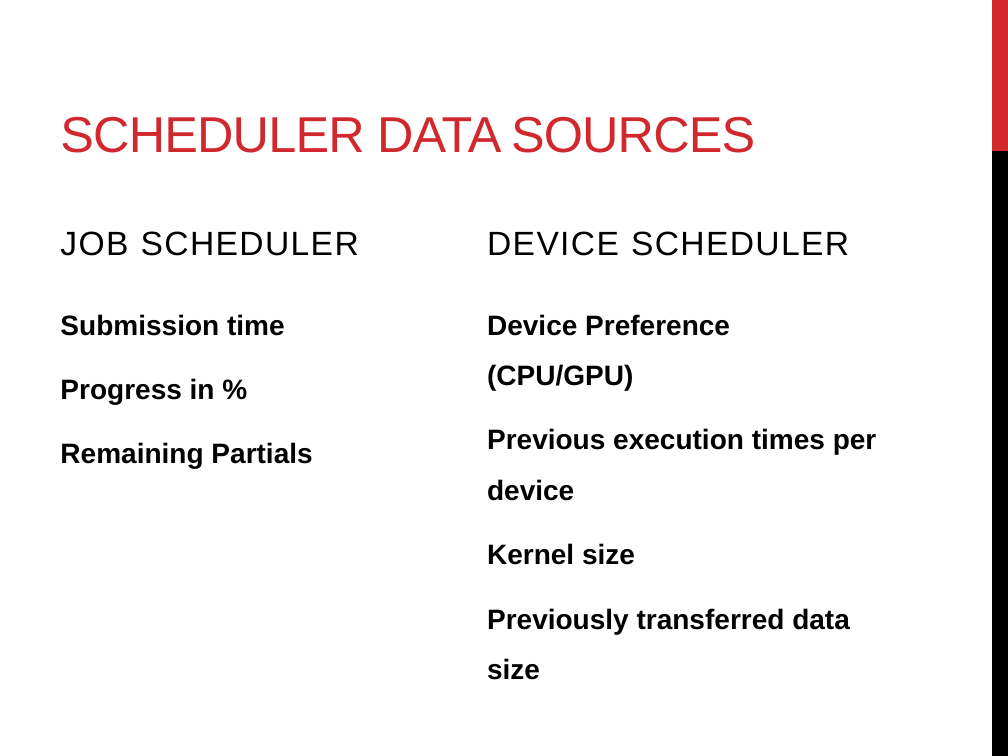
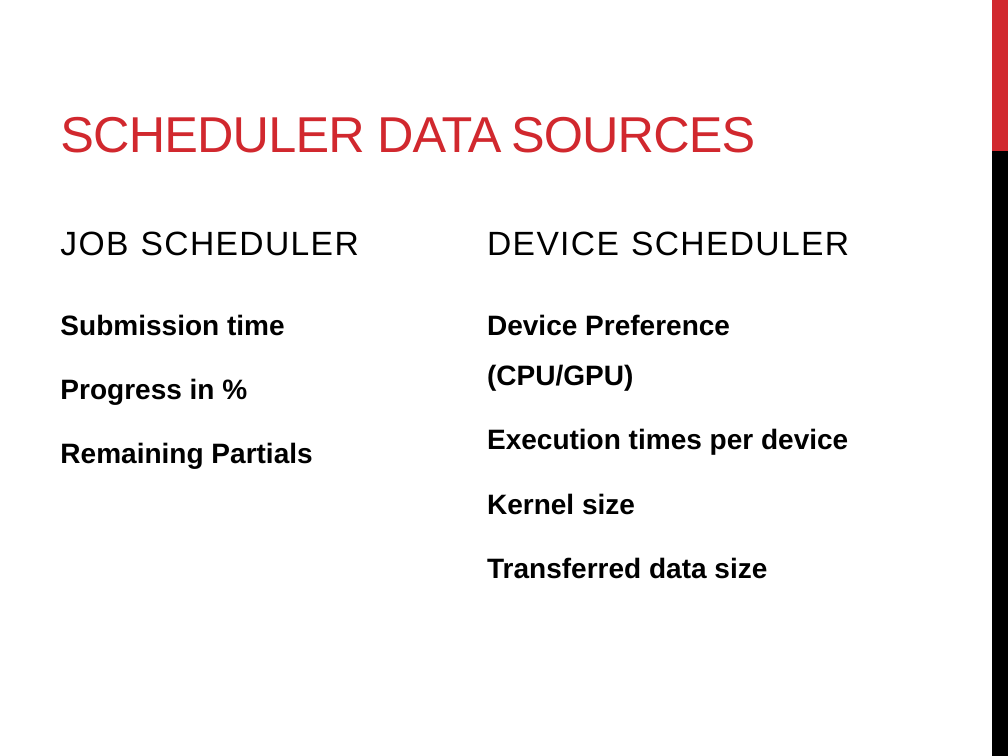
Before and after one commit to florianroesler/thesis_presentation, a slide deck: slide 28 of presentation.pptx. Drawn at 1008x756 pixels with LibreOffice and Linux fonts; fonts in the diff are those of the drawing. Boxes give left, top, right and bottom in pixels: in the first picture for what was removed or moved away, otherwise in the second. Text is boxed around its words. In the diff, an @@ line names an element or a change of style, - is before the commit and + after.

```diff
--- a/presentation.pptx
+++ b/presentation.pptx
@@ text at [487,428,848,454]: text changed @@
-Previous execution times per device
+Execution times per device
@@ text at [487,557,767,579]: text changed @@
-Previously transferred data size
+Transferred data size
```
Also in this commit, not shown: 7 other slides changed, 9 slides added, 1 slide removed, 18 other files.
